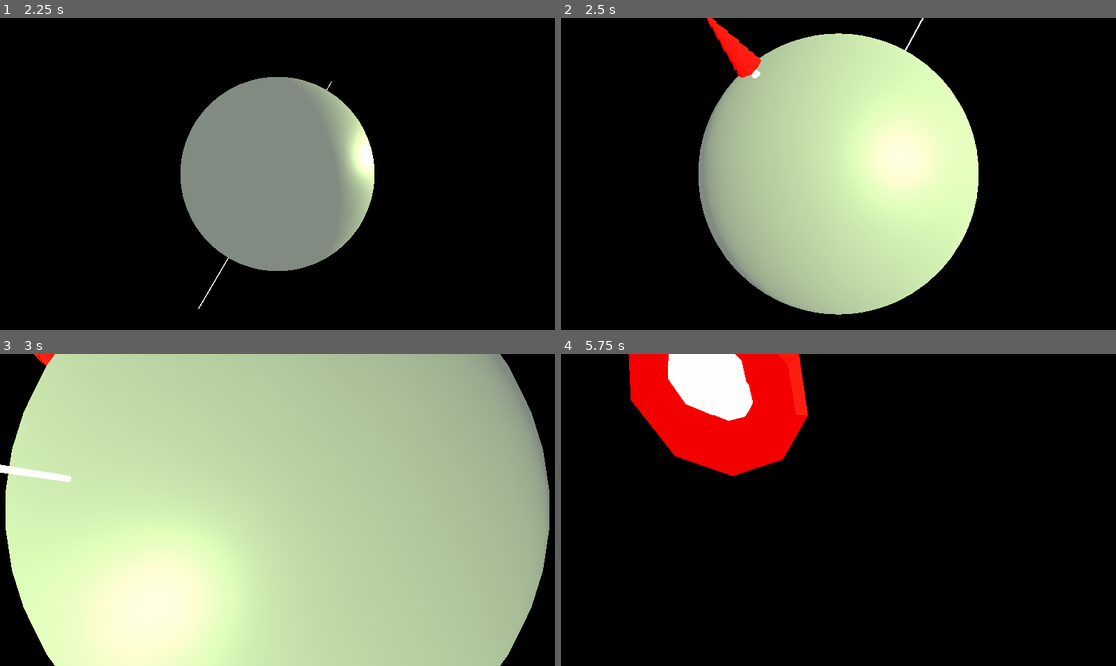
Above: before the commit, frames 1-4 (two rows, left to right).
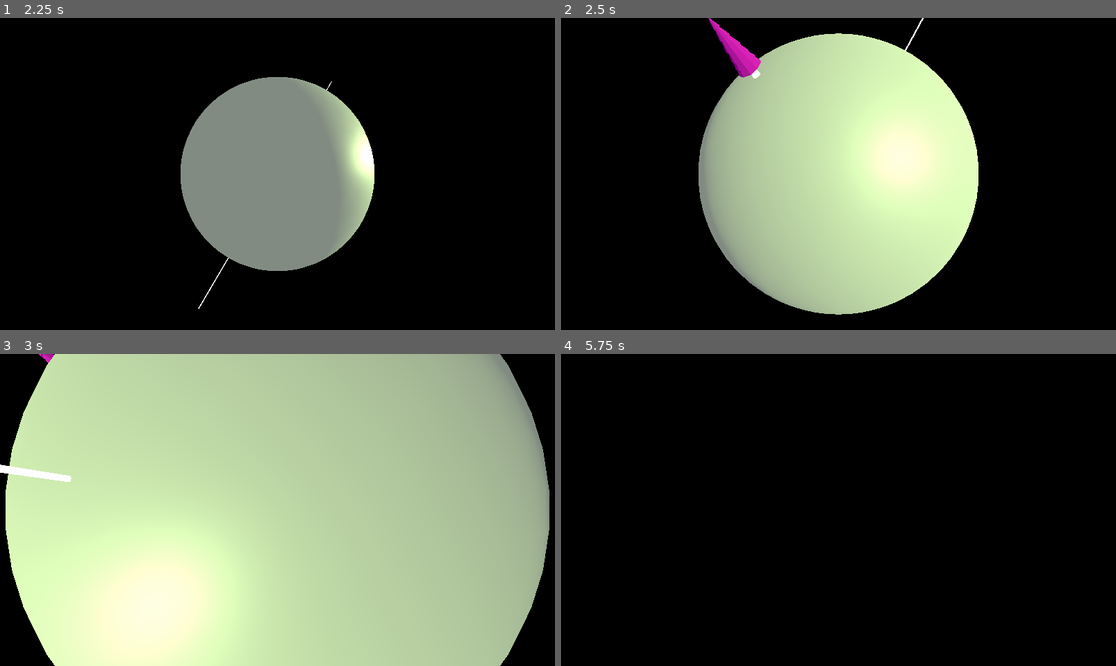
Above: after the commit, the same moments.

Repository: aojg/shizen
Game: Godot game, scene res://Scenes/main.tscn
The game is run twice, just before and just after one commit, with the same random seed, the same clock (stepped at 60 frames per second) and the same inputs. The project has no main scene, so this scene is started directly.
Inputs (mouse positions are in pixels of both pictures, inside the frame that each line leads up to):
- Up to frame 1 (2.25 s): tap Enter at 0.5 s; move the mouse to (399, 158) at 0.52 s; hold D (move_right) 0.53-1.28 s; click (399, 158) at 0.6 s; move the mouse to (166, 189) at 1.27 s; hold S (move_down) 1.28-2.03 s; click (166, 189) at 1.35 s; move the mouse to (333, 105) at 2.02 s; hold D (move_right) from 2.03 s (still down); hold Q (zoom_in) from 2.03 s (still down)
- Up to frame 2 (2.5 s): keep holding D (move_right); keep holding Q (zoom_in); click (894, 105) at 2.3 s
- Up to frame 3 (3 s): move the mouse to (249, 572) at 2.77 s; release D (move_right) at 2.78 s; release Q (zoom_in) at 2.78 s; hold W (move_up) from 2.78 s (still down); tap E (zoom_out) at 2.85 s
- Up to frame 4 (5.75 s): click (810, 572) at 3.05 s; move the mouse to (1005, 556) at 3.52 s; release W (move_up) at 3.53 s; hold A (move_left) 3.53-5.03 s; click (1005, 556) at 3.6 s; move the mouse to (672, 463) at 4.27 s; click (672, 463) at 4.35 s; move the mouse to (866, 510) at 5.02 s; hold S (move_down) from 5.03 s (still down); hold Q (zoom_in) from 5.03 s (still down); click (866, 510) at 5.3 s

Frame 1 is identical in both runs. In frame 2, 0.7% of the frame differs, in the area x 26-37%, y 0-20%; in frame 3, less than 0.1%; in frame 4, 10%, in the area x 12-45%, y 0-40%.

Commit message:
Simplified tree properties. Temperature is now the only property trees utilise to evolve.

Diff:
--- a/Code/CameraController.gd
+++ b/Code/CameraController.gd
@@ -24,9 +24,7 @@
 		foo.translate(get_object_under_mouse().get("position"))
 		var dir: Vector3 = normal.cross(Vector3.RIGHT)
 		foo.look_at(foo.translation + dir * 100, normal)
-		foo.set_random_traits()
 		foo.set_mesh()
-		get_parent().get_parent().num_entities += 1
 
 	if Input.is_action_pressed("move_right"):
 		get_parent().rotate_object_local(Vector3.UP, MOVE_SPEED * delta)
--- a/Code/CropController.gd
+++ b/Code/CropController.gd
@@ -3,53 +3,42 @@
 var crop: Resource = load("res://Scenes/Crop.tscn")
 
 var crop_timer: float = 0.0
-
 var death_time: float = 0.5
 
 #CROP PROPERTIES
-var growth_rate: float = 0
-var seed_success_rate: float = 0 #Probability that a seed grows into a crop.
-var disease_resistance: float = 0 #Probability that a crop doesn't die from disease.
-var num_seeds: int = 0 #Number of seeds a crop will drop on death.
+var growth_rate: float = 0.5
+var perfect_temp: float = 15
+
+var mutation_chance: float = 0.01
 
 func _ready() -> void:
-	var timer: Timer = Timer.new()
-	timer.connect("timeout", self, "_on_timer_timeout")
-	add_child(timer)
-	timer.start()
-	timer.set_wait_time(3)
-	death_time = rand_range(3, 5)
+	death_time = rand_range(2, 3)
 	get_parent().crop_arr.append(self)
-
-
-#Randomises this seed's traits.
-func set_random_traits() -> void:
-	growth_rate = rand_range(0.0, 1.0)
-	seed_success_rate = rand_range(0.5, 0.75)
-	num_seeds = randi() % 5 + 3
-	disease_resistance = randf()
 
 func set_mesh() -> void:
 	var leaves: SpatialMaterial = SpatialMaterial.new()
 	var bark: SpatialMaterial = SpatialMaterial.new()
 	bark.albedo_color = Color(1, 1, 1)
-	#leaves.albedo_color = Color(clamp(growth_rate, 0, 1), clamp(seed_success_rate, 0, 1), clamp(num_seeds, 0, 1))
-	leaves.albedo_color = Color(disease_resistance, 0, 0)
+
+	var red: Color = Color(1, 0, 0)
+	var blue: Color = Color(0, 0, 1)
+	var c: Color = blue.linear_interpolate(red, perfect_temp / 30)
+	leaves.albedo_color = c
 	$MeshInstance.set_surface_material(0, leaves)
 	$MeshInstance.set_surface_material(1, bark)
 
+func set_traits(s: Spatial) -> void:
+	if (randf() < mutation_chance):
+		s.perfect_temp = perfect_temp * (1.0 + rand_range(-0.5, 0.5))
+	else:
+		s.perfect_temp = perfect_temp * (1.0 + rand_range(-0.05, 0.05))
 
 #Handles behaviour when a crop is set to die.
 func reproduce(max_angle: float, max_seeds: int) -> void:
-	for i in range(max_seeds):
-		#If the seed is successful
-		if randf() < seed_success_rate && get_parent().num_entities < get_parent().get_max_entities():
-
-			get_parent().num_entities += 1
-
+	if can_reproduce() == true:
+		for i in range(max_seeds):
+			#If the seed is successful
 			var foo: Spatial = crop.instance()
-			get_parent().crop_arr.append(foo) #Add foo to the list of crops.
-
 			get_parent().add_child(foo)
 			#So basis is same as parent node's.
 			foo.rotation = rotation
@@ -60,36 +49,33 @@
 			var look_dir: Vector3 = new_pos.normalized().cross(Vector3.ONE)
 			foo.translation += new_pos
 			foo.look_at(foo.translation + look_dir * 100, new_pos.normalized())
+			set_traits(foo)
+			foo.set_mesh()
+	kill()
 
-			foo.growth_rate = growth_rate
-			foo.seed_success_rate = seed_success_rate
-			foo.num_seeds = num_seeds
-			foo.disease_resistance = disease_resistance * (1 + rand_range(-0.05, 0.5))
-			foo.set_mesh()
-
-	get_parent().crop_arr.erase(self)
-	queue_free()
-	get_parent().num_entities -= 1
+func can_reproduce() -> bool:
+	var temp_delta: float = abs(perfect_temp - get_parent().temperature)
+	var prob: float = 1 - (temp_delta / perfect_temp)
+	if randf() > prob:
+		return false
+	return true
 
 #To be called when wanting to destroy a crop.
 func kill() -> void:
 	get_child(0).queue_free() #Delete child (timer).
-	get_parent().crop_arr.erase(self) #Remove from list of crops.
+	var i: int = get_parent().crop_arr.find(self)
+	get_parent().crop_arr.remove(i)
 	queue_free() #Queue for deletion.
-
-func disease_chance() -> void:
-	if randf() > disease_resistance:
-		kill()
 
 func grow_crop(timer: float, delta: float) -> void:
 	#If there are future stages available
 	if timer < death_time:
 		scale += Vector3.ONE * growth_rate * delta
 	else:
-		reproduce(30, num_seeds)
-
-func _on_timer_timeout() -> void:
-	disease_chance()
+		if randf() < 0.05:
+			reproduce(30, 2)
+		else:
+			reproduce(30, 1)
 
 func _physics_process(delta: float) -> void:
 	crop_timer += delta
--- a/Code/WorldController.gd
+++ b/Code/WorldController.gd
@@ -6,13 +6,33 @@
 
 var crop_arr = []
 
+var t: Timer = Timer.new()
+
 func get_max_entities() -> int:
 	return max_entities
 
 func _ready() -> void:
-	pass # Replace with function body.
+	t.connect("timeout", self, "_on_timer_timeout")
+	add_child(t)
+	t.set_wait_time(1)
+	t.start()
 
+func get_average_perfect_temperature() -> float:
+	var total: float = 0
+	for i in crop_arr:
+		total += i.perfect_temp
+	if crop_arr.size() > 0:
+		return total / crop_arr.size()
+	else:
+		return 0.0
 
-# Called every frame. 'delta' is the elapsed time since the previous frame.
-#func _process(delta: float) -> void:
-#	pass
+func _on_timer_timeout() -> void:
+	print("Average ideal temperature: " + str(get_average_perfect_temperature()))
+	print("New temperature is: " + str(temperature))
+	print("Number of trees: " + str(crop_arr.size()))
+	print("----------------------")
+
+func _physics_process(delta: float) -> void:
+	if Input.is_action_just_pressed("temp_up"):
+		temperature += 0.05
+		print("Temperature is: " + str(temperature))
--- a/project.godot
+++ b/project.godot
@@ -60,6 +60,16 @@
 "events": [ Object(InputEventKey,"resource_local_to_scene":false,"resource_name":"","device":0,"alt":false,"shift":false,"control":false,"meta":false,"command":false,"pressed":false,"scancode":69,"unicode":0,"echo":false,"script":null)
  ]
 }
+temp_up={
+"deadzone": 0.5,
+"events": [ Object(InputEventKey,"resource_local_to_scene":false,"resource_name":"","device":0,"alt":false,"shift":false,"control":false,"meta":false,"command":false,"pressed":false,"scancode":16777349,"unicode":0,"echo":false,"script":null)
+ ]
+}
+temp_down={
+"deadzone": 0.5,
+"events": [ Object(InputEventKey,"resource_local_to_scene":false,"resource_name":"","device":0,"alt":false,"shift":false,"control":false,"meta":false,"command":false,"pressed":false,"scancode":16777347,"unicode":0,"echo":false,"script":null)
+ ]
+}
 
 [rendering]
 
Not shown: 1 places in Scenes/main.tscn that only renumber resources
